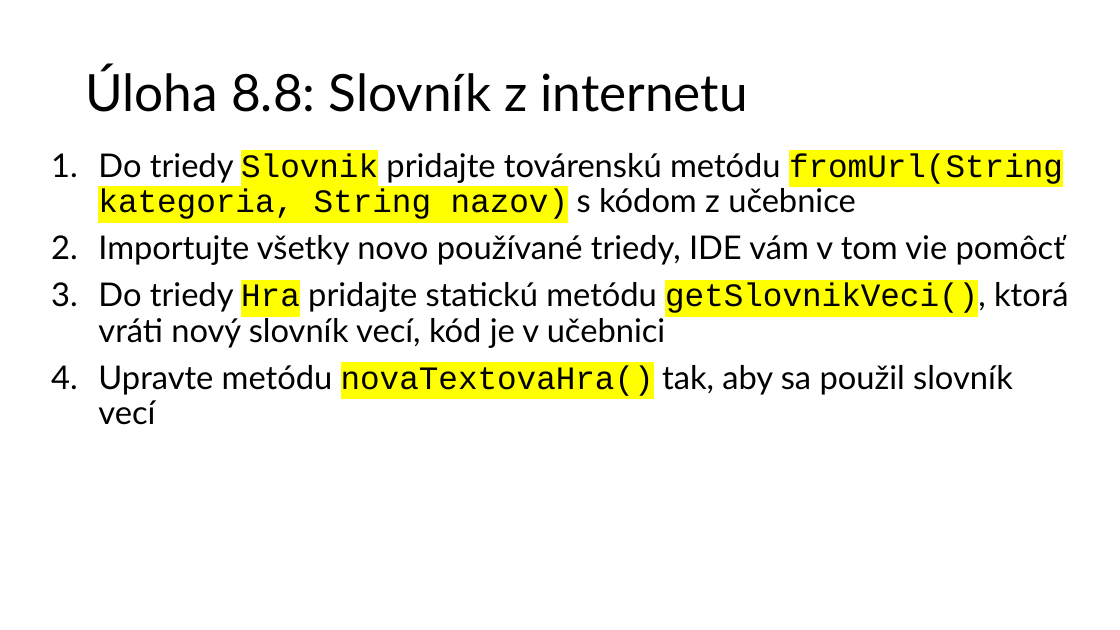
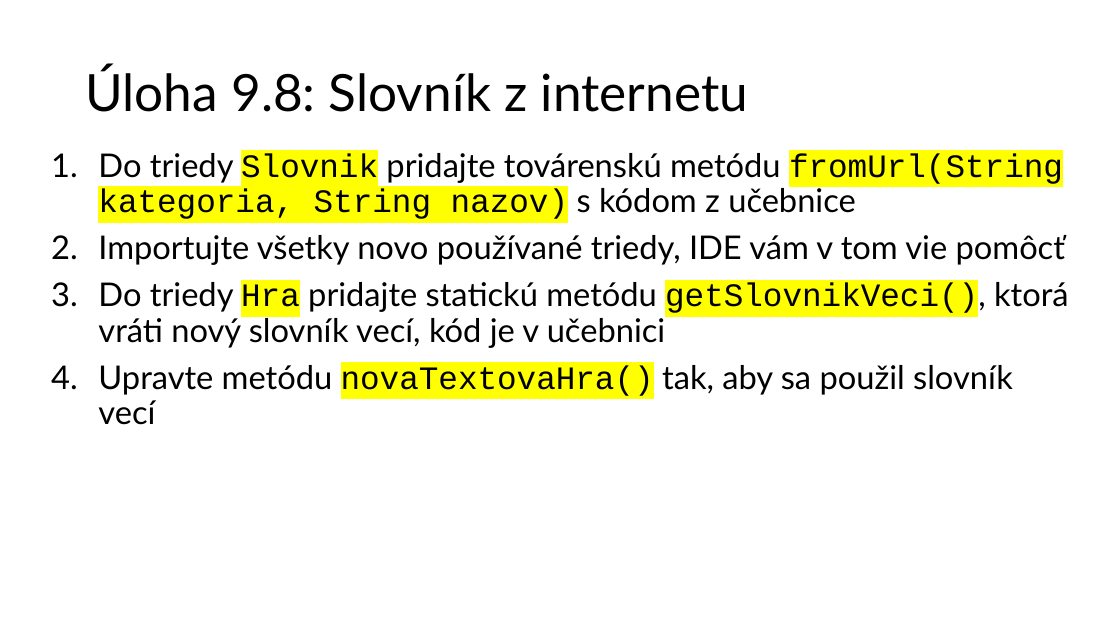
Before and after one commit to wagjo/oop, a slide deck: slide 10 of prezentacie/c09w.pptx. Drawn at 1120x630 pixels with LibreOffice and Linux fonts; fonts in the diff are those of the drawing. Boxes give left, top, right and bottom in pixels: in the first picture for what was removed or moved away, otherwise in the second. Text is boxed around its words. In the diff, an @@ line names an element or a change of style, - is before the commit and + after.

```diff
--- a/prezentacie/c09w.pptx
+++ b/prezentacie/c09w.pptx
@@ title at <box>85,66,748,112</box>: text changed @@
-Úloha 8.8: Slovník z internetu
+Úloha 9.8: Slovník z internetu
```
Also in this commit, not shown: 7 other slides changed, 8 other files.
